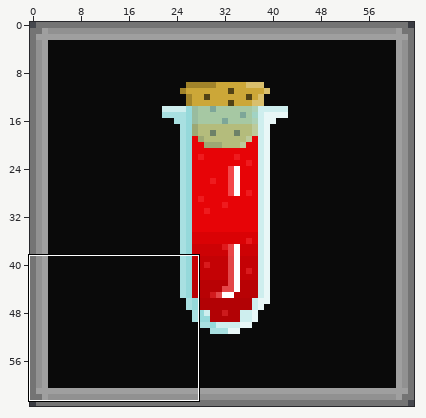
Edited in one commit: pixel-art sprite (TLIcons/items/consumables/potionfireres1.png). Above: a wide view before the commit, with the close-up outlined.
Close-up. Before the edit:
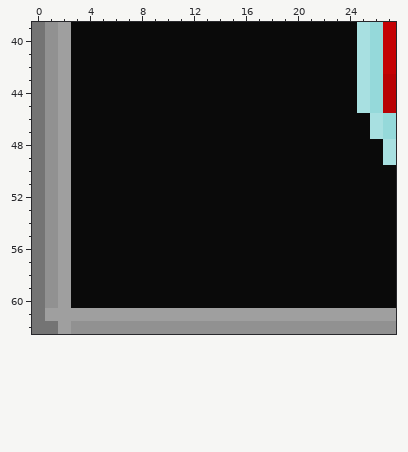
The file is 64x64 pixels. Colours within 5 levels of each other are drawn and written as one. Shown: x 0..27, y 39..62.
And afterwards:
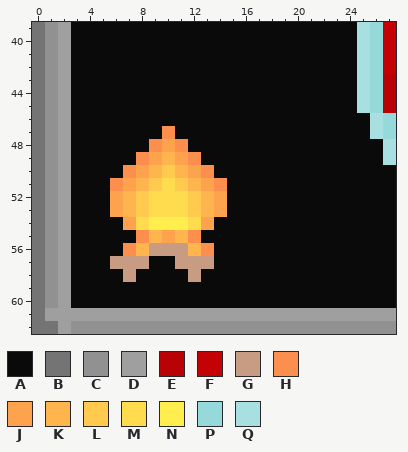
Palette (. is transparent): A #0a0a0a  B #747474  C #919191  D #9f9f9f  E #b80205  F #c40205  G #c89c82  H #fd8f4e  J #fda34e  K #ffb54d  L #ffca4d  M #ffdc4d  N #ffee4d  P #95d9da  Q #a8e0e1
From old to new:
Colour A becomes colour G in row 56 at x 9 to 11; in row 57 at x 6 to 8 and 11 to 13; in row 58 at x 7 and 12.
Colour A becomes colour H in row 47 at x 10; in row 48 at x 9 and 11; in row 49 at x 8 and 12; in row 50 at x 7 and 13; in row 51 at x 6 and 14; in row 55 at x 8 and 12.
Colour A becomes colour H in row 56 at x 7 and 13.
Colour A becomes colour J in row 48 at x 10; in row 49 at x 9 and 11; in row 50 at x 8 and 12; in row 51 at x 7 and 13; in rows 52 to 53 at x 6 and 14; in row 54 at x 7 and 13.
Colour A becomes colour J in row 55 at x 10.
Colour A becomes colour K in row 49 at x 10; in row 50 at x 9 and 11; in row 51 at x 8 and 12; in rows 52 to 53 at x 7 and 13; in row 55 at x 9 and 11; in row 56 at x 8 and 12.
Colour A becomes colour L in row 50 at x 10; in row 51 at x 9 and 11; in rows 52 to 53 at x 8 and 12.
Colour A becomes colour M in row 51 at x 10; in rows 52 to 53 at x 9 to 11; in row 54 at x 8 and 12.
Colour A becomes colour N in row 54 at x 9 to 11.
